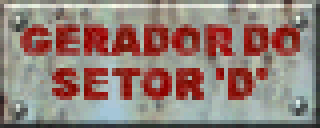
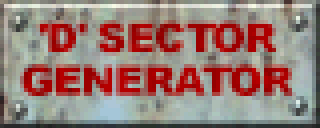
Two versions of the same layered image (320px x 128px). Layer-by-layer changes:
hid group "PT-BR" (6 layers) over [20, 24, 300, 100]
showed group "Recriation" (3 layers) over [20, 16, 300, 100]
